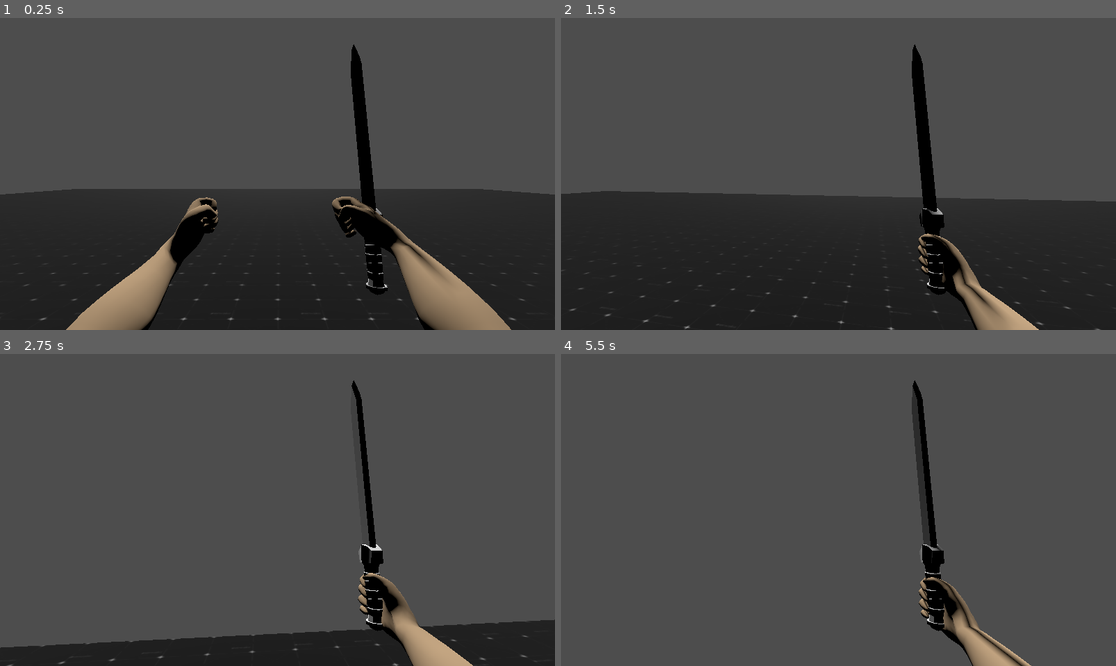
Above: before the commit, frames 1-4 (two rows, left to right).
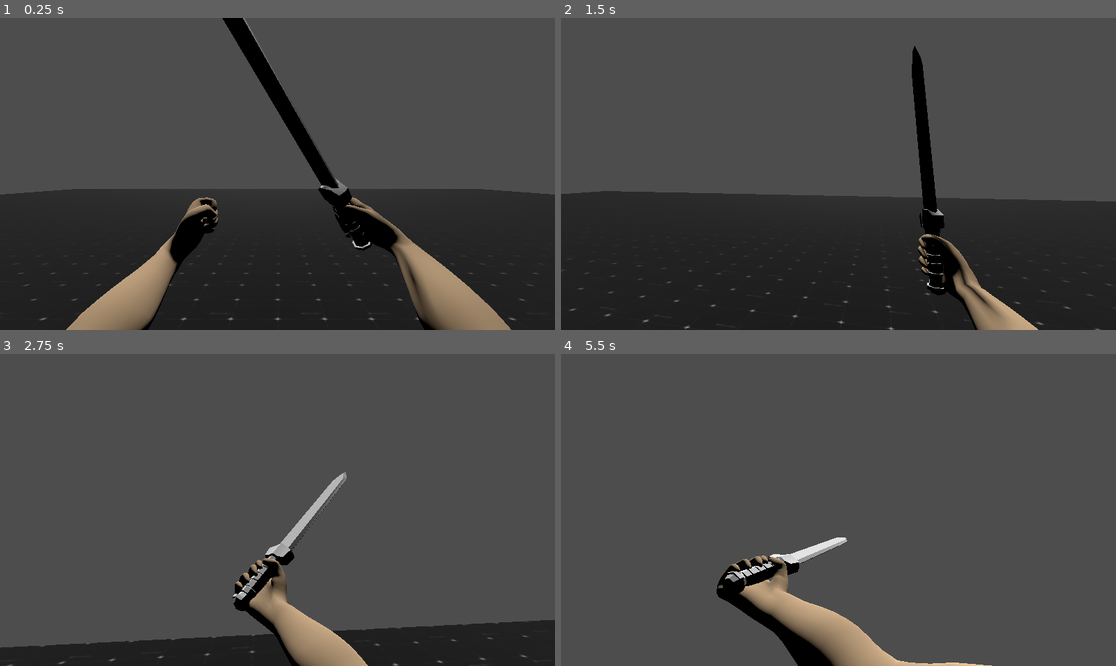
Above: after the commit, the same moments.

Repository: aquagames00099y/Vicious
Game: Godot game, scene res://Scenes/Main.tscn
Same seed, same stepped clock (60 frames per second), same inputs: the game is played once before the commit and once after it.
Inputs (mouse positions are in pixels of both pictures, inside the frame that each line leads up to):
- Up to frame 1 (0.25 s): no input
- Up to frame 2 (1.5 s): move the mouse to (866, 174) at 0.52 s; hold W (move_Forward) from 0.53 s (still down); click (866, 174) at 0.6 s; tap Space (jump) at 0.77 s; move the mouse to (810, 174) at 1.27 s; click (810, 174) at 1.35 s
- Up to frame 3 (2.75 s): keep holding W (move_Forward); tap Space (jump) at 1.52 s; move the mouse to (288, 503) at 2.02 s; click (288, 503) at 2.1 s
- Up to frame 4 (5.5 s): keep holding W (move_Forward); move the mouse to (832, 516) at 2.77 s; click (832, 516) at 2.85 s; tap Space (jump) at 3.02, 3.77, 4.52 s; move the mouse to (877, 513) at 3.52 s; click (877, 513) at 3.6 s; move the mouse to (794, 506) at 4.27 s; click (794, 506) at 4.35 s; move the mouse to (844, 510) at 5.02 s; click (844, 510) at 5.1 s

The runs differ from the first frame. In frame 1, 4.6% of the frame differs, in the area x 40-81%, y 0-99%; in frame 2, 0.2%; in frame 3, 7.1%; in frame 4, 9.1%, in the area x 28-85%, y 8-100%.

Commit message:
Player (#2)

Diff:
--- a/Scenes/Arms.tscn
+++ b/Scenes/Arms.tscn
@@ -3,9 +3,11 @@
 [ext_resource type="PackedScene" uid="uid://b7e22k24ts8nj" path="res://Prefabs/Arms.fbx" id="1_tx8q2"]
 [ext_resource type="PackedScene" uid="uid://cj1ok25yhmaq8" path="res://Prefabs/Steel Shortsword.fbx" id="2_tx8q2"]
 
+[sub_resource type="StandardMaterial3D" id="StandardMaterial3D_tx8q2"]
+
 [node name="Arms" unique_id=409421434 instance=ExtResource("1_tx8q2")]
 
-[node name="Skeleton3D" parent="CharacterArmature" parent_id_path=PackedInt32Array(2067851524) index="0" unique_id=1485030154]
+[node name="Skeleton3D" parent="CharacterArmature" parent_id_path=PackedInt32Array(1909588434) index="0" unique_id=759239374]
 bones/1/rotation = Quaternion(0.8460074, 0.46808594, 0.20944457, -0.1459452)
 bones/1/scale = Vector3(0.99999976, 0.9999998, 0.99999976)
 bones/2/position = Vector3(1.855095e-08, 0.06346611, 9.265831e-09)
@@ -141,8 +143,15 @@
 bones/55/rotation = Quaternion(-0.46607867, -0.45427853, -0.17456576, 0.73886985)
 bones/55/scale = Vector3(1, 0.9999999, 0.99999994)
 
-[node name="MeshInstance3D" type="MeshInstance3D" parent="." index="2" unique_id=1796380578]
-transform = Transform3D(1, 0, 0, 0, 0.9999999, 0, 0, 0, 0.9999999, 0, 4.656613e-10, 1.4901161e-08)
+[node name="BoneAttachment3D" type="BoneAttachment3D" parent="CharacterArmature/Skeleton3D" index="1" unique_id=1715164349]
+transform = Transform3D(-0.002260238, -0.33628273, -0.94175875, -0.07946073, -0.93872225, 0.3353892, -0.9968353, 0.075591005, -0.02459976, -0.2509539, -0.3010802, -0.2023411)
+bone_name = "Wrist.R"
+bone_idx = 32
 
-[node name="Steel Shortsword" parent="MeshInstance3D" index="0" unique_id=361074086 instance=ExtResource("2_tx8q2")]
-transform = Transform3D(-4.371139e-08, 0, -1, -0.21115424, 0.9774529, 9.229844e-09, 0.9774529, 0.21115424, -4.272582e-08, -0.23435465, -0.16946054, 0.49595273)
+[node name="Steel Shortsword" parent="CharacterArmature/Skeleton3D/BoneAttachment3D" index="0" unique_id=361074086 instance=ExtResource("2_tx8q2")]
+transform = Transform3D(0.28815538, -0.9575809, 0.002260051, 0.9015956, 0.27210188, 0.33628243, -0.32263282, -0.094863795, 0.94175804, -0.021862507, 0.10214725, -0.0540559)
+
+[node name="Steel Shortsword" parent="CharacterArmature/Skeleton3D/BoneAttachment3D/Steel Shortsword" index="0" unique_id=1257694902]
+material_override = SubResource("StandardMaterial3D_tx8q2")
+
+[editable path="CharacterArmature/Skeleton3D/BoneAttachment3D/Steel Shortsword"]
--- a/Scripts/player.gd
+++ b/Scripts/player.gd
@@ -44,12 +44,12 @@
 	if Input.is_action_pressed("move_Forward"):
 		moveDir.z += 1
 
-	if moveDir == Vector3.ZERO:
-		anim_player.play("CharacterArmature|Fists_Idle")
-
-	if moveDir != Vector3.ZERO:
-		moveDir = moveDir.normalized()
-		anim_player.play("CharacterArmature|Sword_Walk")
+	if anim_player.current_animation != "CharacterArmature|Sword_Slash1":
+		if moveDir == Vector3.ZERO:
+			anim_player.play("CharacterArmature|Fists_Idle")
+		else:
+			moveDir = moveDir.normalized()
+			anim_player.play("CharacterArmature|Sword_Walk")
 
 		# $CharacterArmature.basis = basis.looking_at(moveDir)
 
@@ -68,3 +68,8 @@
 	# Moving the Character
 	velocity = target_velocity
 	move_and_slide()
+
+
+func _process(delta: float) -> void:
+	if Input.is_action_just_pressed("Attack"):
+		anim_player.play("CharacterArmature|Sword_Slash1")
--- a/project.godot
+++ b/project.godot
@@ -46,6 +46,11 @@
 "events": [Object(InputEventKey,"resource_local_to_scene":false,"resource_name":"","device":-1,"window_id":0,"alt_press …(191 unchanged characters)…
 ]
 }
+Attack={
+"deadzone": 0.2,
+"events": [Object(InputEventMouseButton,"resource_local_to_scene":false,"resource_name":"","device":-1,"window_id":0,"alt_pressed":false,"shift_pressed":false,"ctrl_pressed":false,"meta_pressed":false,"button_mask":1,"position":Vector2(172, 3),"global_position":Vector2(181, 51),"factor":1.0,"button_index":1,"canceled":false,"pressed":true,"double_click":false,"script":null)
+]
+}
 
 [physics]
 
